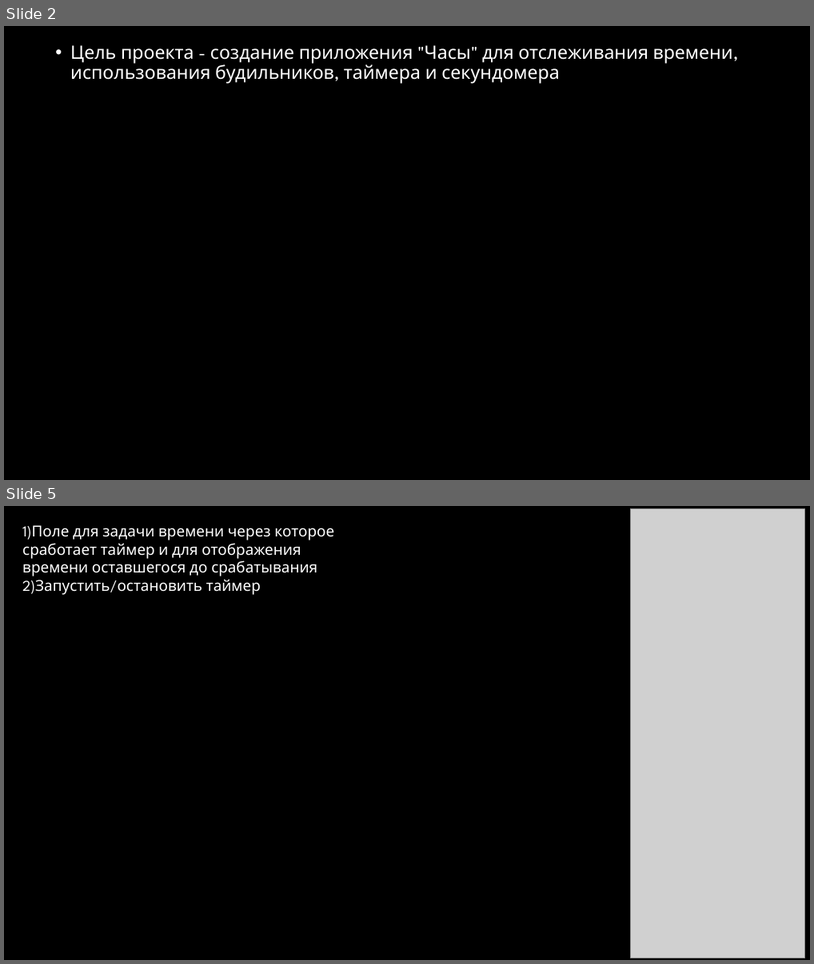
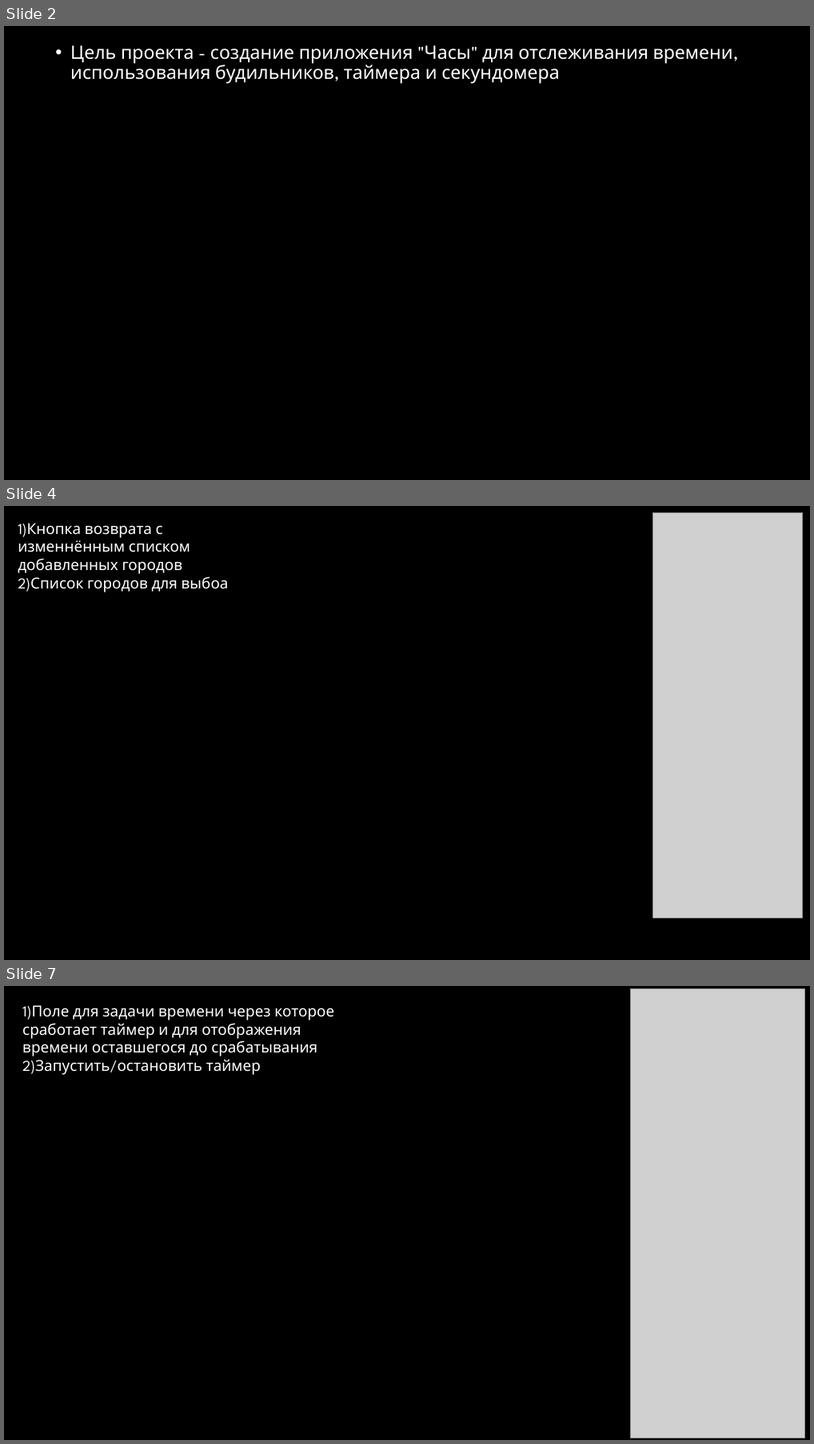
Before and after one commit to RINAY112/not_clock, a slide deck: presentation.pptx. Shown one above the other, each under a label of ours: slides 2 and 5 before the commit, slides 2, 4 and 7 after it; the slides between them are not shown. The pictures are 814x964 and 814x1444 pixels, drawn with LibreOffice and Linux fonts; fonts in the diff are those of the drawing; grey boxes stand for pictures; background and template pictures are left out. Boxes give left, top, right and bottom in pixels: in the first picture for what was removed or moved away, otherwise in the second. Text is boxed around its words. In the diff, an @@ line names an element or a change of style, - is before the commit and + after.

```diff
--- a/presentation.pptx
+++ b/presentation.pptx
@@ slide 4 added at [4, 506, 810, 960], background #000000 @@
@@ text added at [18, 523, 229, 592], 18 pt, text #FFFFFF @@
+1)Кнопка возврата с изменнённым списком добавленных городов
+2)Список городов для выбоа
@@ picture added at [653, 512, 802, 917] @@
@@ what was slide 5 is now slide 7 @@
```
Also in this commit, not shown: 2 slides changed, 1 other slide added.
